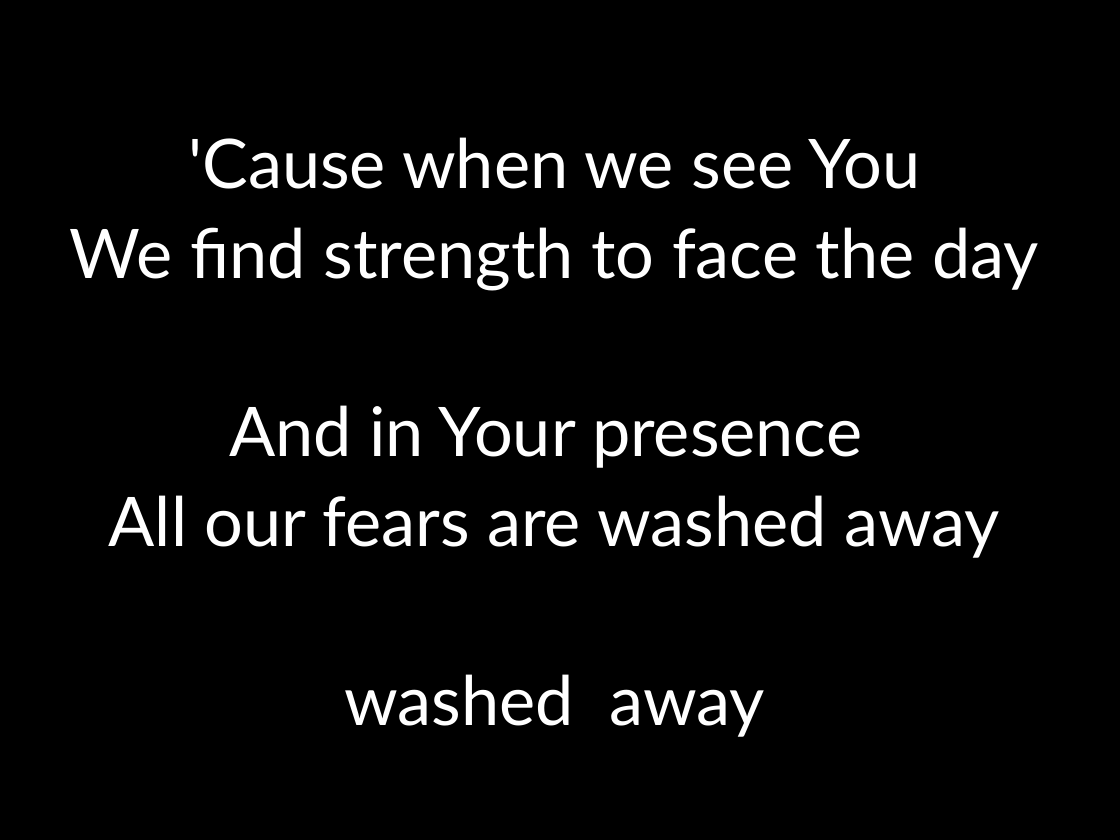
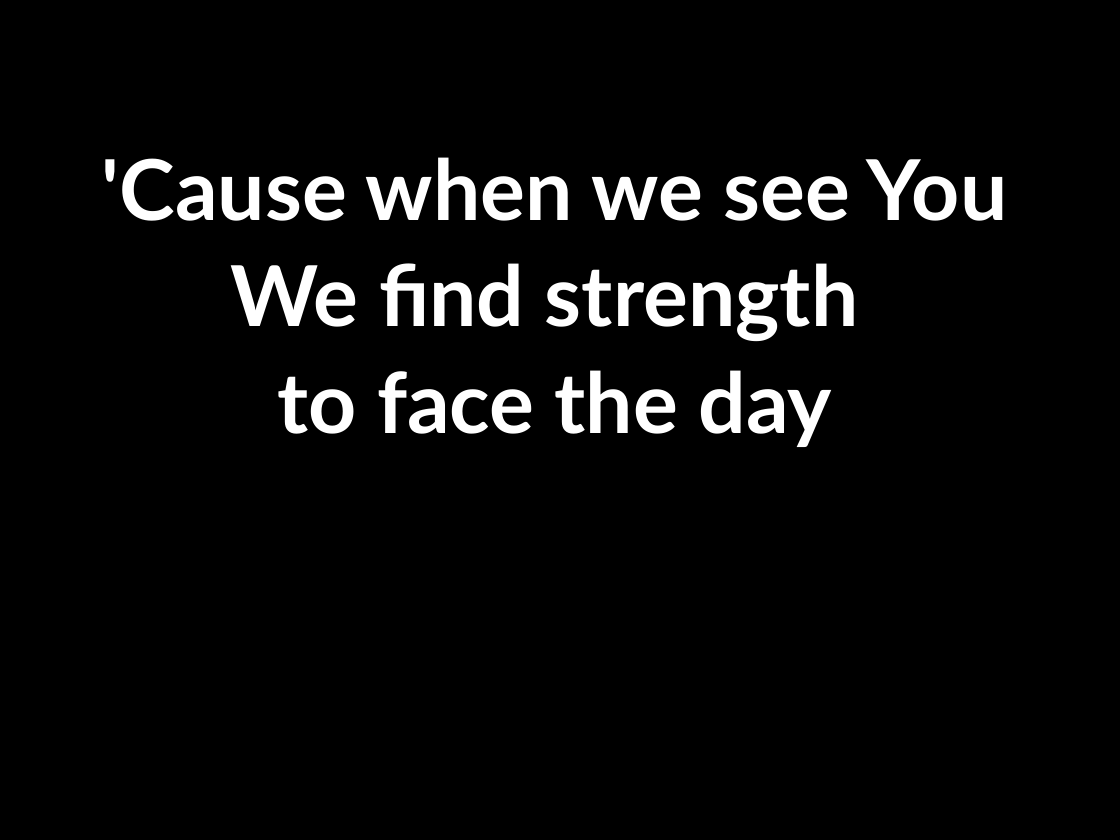
Before and after one commit to kendall412/worship, a slide deck: slide 9 of Hosanna (Praise is Rising).pptx. Drawn at 1120x840 pixels with LibreOffice and Linux fonts; fonts in the diff are those of the drawing. Boxes give left, top, right and bottom in pixels: in the first picture for what was removed or moved away, otherwise in the second. Text is boxed around its words. In the diff, an @@ line names an element or a change of style, - is before the commit and + after.

```diff
--- a/Hosanna (Praise is Rising).pptx
+++ b/Hosanna (Praise is Rising).pptx
@@ subtitle at [102, 157, 1008, 221]: size 44 to 54 pt, bold on in "'Cause when we see You" @@
@@ subtitle at [231, 263, 858, 447]: text changed; size 44 to 54 pt; bold on @@
-We find strength to face the day
-And in Your presence
-All our fears are washed away
-washed away
+We find strength
+to face the day
```
Also in this commit, not shown: 10 other slides changed, 5 slides added, 5 other files.
